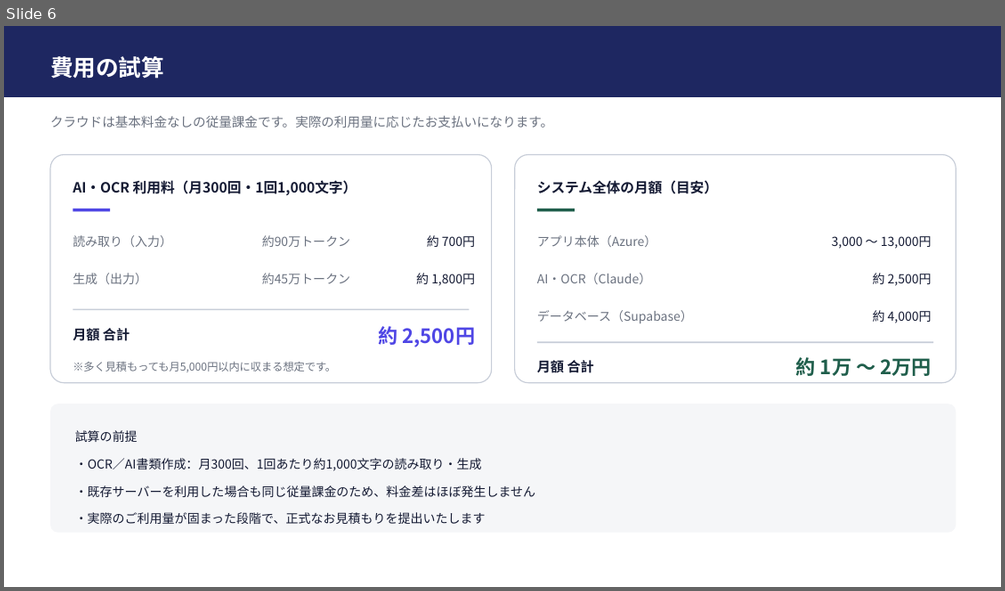
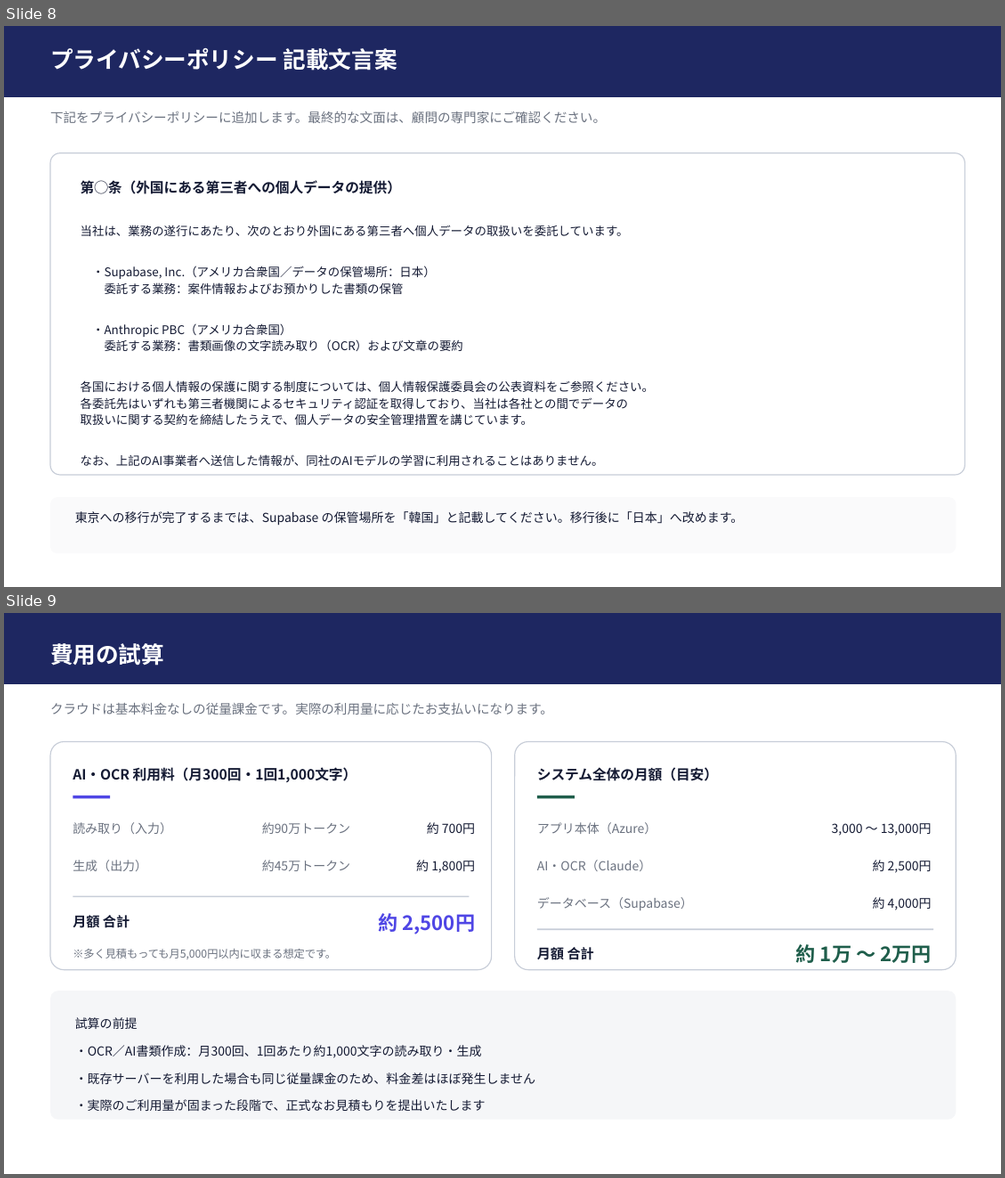
Before and after one commit to IVipcy/SouzokPlatform, a slide deck: docs/サーバー構成のご提案.pptx. Shown one above the other, each under a label of ours: slide 6 before the commit, slides 8 and 9 after it. The pictures are 1005x591 and 1005x1178 pixels, drawn with LibreOffice and Linux fonts; fonts in the diff are those of the drawing. Boxes give left, top, right and bottom in pixels: in the first picture for what was removed or moved away, otherwise in the second. Text is boxed around its words. In the diff, an @@ line names an element or a change of style, - is before the commit and + after.

```diff
--- a/docs/サーバー構成のご提案.pptx
+++ b/docs/サーバー構成のご提案.pptx
@@ slide 8 added at box(4, 26, 1001, 587), background #FFFFFF @@
@@ rectangle added at box(4, 26, 1001, 97), fill #1E2761 @@
@@ text added at box(50, 48, 397, 70), 22 pt, text #FFFFFF, bold @@
+プライバシーポリシー 記載文言案
@@ text added at box(50, 111, 606, 123), 12.5 pt, text #6B7280 @@
+下記をプライバシーポリシーに追加します。最終的な文面は、顧問の専門家にご確認ください。
@@ rounded rectangle added at box(50, 153, 965, 475), fill #FFFFFF, outline #C7CDD8 1 pt @@
@@ text added at box(81, 180, 401, 194), 13.5 pt, text #141A33, bold @@
+第◯条（外国にある第三者への個人データの提供）
@@ text added at box(81, 224, 654, 466), 11.5 pt, text #141A33 @@
+当社は、業務の遂行にあたり、次のとおり外国にある第三者へ個人データの取扱いを委託しています。
+・Supabase, Inc.（アメリカ合衆国／データの保管場所：日本）
+委託する業務：案件情報およびお預かりした書類の保管
+・Anthropic PBC（アメリカ合衆国）
+委託する業務：書類画像の文字読み取り（OCR）および文章の要約
+各国における個人情報の保護に関する制度については、個人情報保護委員会の公表資料をご参照ください。
+各委託先はいずれも第三者機関によるセキュリティ認証を取得しており、当社は各社との間でデータの
+取扱いに関する契約を締結したうえで、個人データの安全管理措置を講じています。
+なお、上記のAI事業者へ送信した情報が、同社のAIモデルの学習に利用されることはありません。
@@ rounded rectangle added at box(50, 497, 956, 553), fill #FAFAFB @@
@@ text added at box(75, 511, 744, 525), 12 pt, text #141A33 @@
+東京への移行が完了するまでは、Supabase の保管場所を「韓国」と記載してください。移行後に「日本」へ改めます。
@@ what was slide 6 is now slide 9 @@
```
Also in this commit, not shown: 3 slides changed, 2 other slides added.
